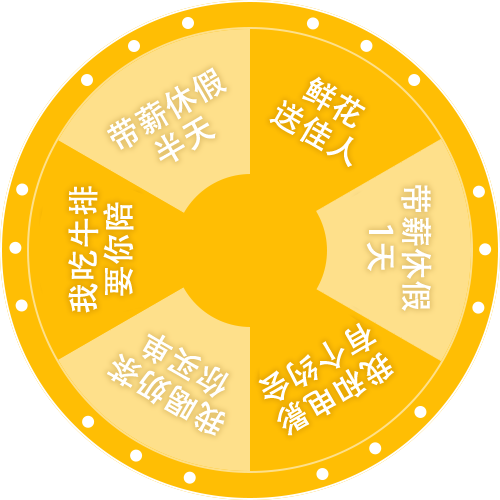
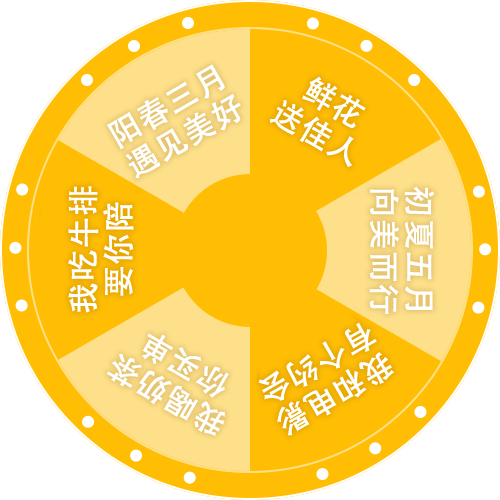
Comparing the layer stacks of the two 500 × 500 images. Changes:
renamed "带薪休假 半天" to "阳春三月 遇见美好", painted on it over bbox(107, 64, 241, 179)
renamed "带薪休假 1天" to "初夏五月 向美而行", painted on it over bbox(366, 185, 435, 314)
